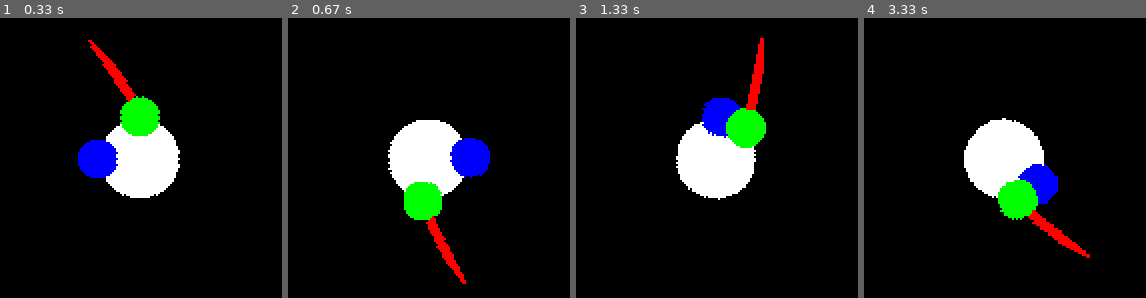
Above: before the commit, frames 1-4 (left to right).
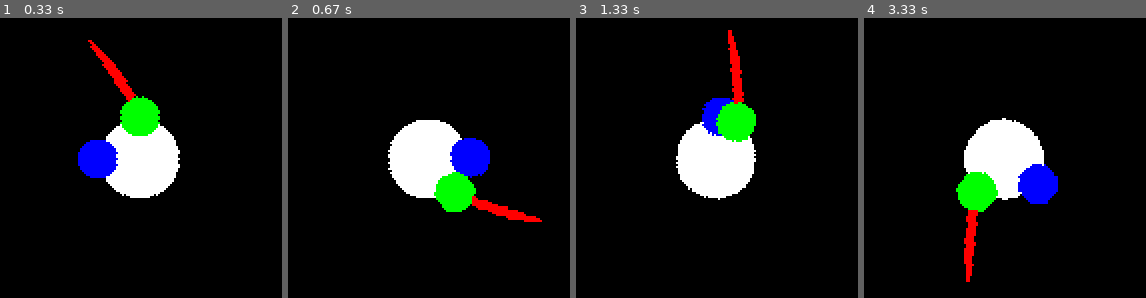
Above: after the commit, the same moments.

Repository: fjaviergb/Pygames-Hermanios
Game: pygame game, started from Sword.py
Same seed, same stepped clock (60 frames per second), same inputs: the game is played once before the commit and once after it.
Inputs (mouse positions are in pixels of both pictures, inside the frame that each line leads up to):
- Up to frame 1 (0.33 s): no input
- Up to frame 2 (0.67 s): press the mouse at (386, 264) at 0.37 s; move the mouse to (outside the picture) at 0.47 s; release the mouse at (outside the picture) at 0.6 s
- Up to frame 3 (1.33 s): click (outside the picture) at 0.72 s; click (outside the picture) at 1.05 s
- Up to frame 4 (3.33 s): press the mouse at (outside the picture) at 1.37 s; move the mouse to (outside the picture) at 1.47 s; release the mouse at (outside the picture) at 1.6 s; press the mouse at (outside the picture) at 1.7 s; move the mouse to (outside the picture) at 1.8 s; release the mouse at (outside the picture) at 1.93 s; press the mouse at (outside the picture) at 2.03 s; move the mouse to (outside the picture) at 2.13 s; release the mouse at (outside the picture) at 2.27 s; click (911, 102) at 2.38 s; click (outside the picture) at 2.72 s; click (outside the picture) at 3.05 s

Frame 1 is identical in both runs. In frame 2, 4.5% of the frame differs, in the area x 41-91%, y 55-95%; in frame 3, 2.7%; in frame 4, 4.7%, in the area x 32-81%, y 55-95%.

Commit message:
Archivo aprendizaje - 25/06/2020

Diff:
--- a/Sword.py
+++ b/Sword.py
@@ -59,6 +59,7 @@
         self.swing = False
         self.slash = False
         self.side = 0
+        self.back= False
 
     def update(self):
         self.image = pg.transform.rotate(self.image_orig, self.angle)
@@ -169,14 +170,21 @@
                 Lhand.angle = 90 - angle_grad - espada.chargecount * 90 / 30
                 espada.angle = 90 - angle_grad - espada.chargecount * 90 / 30
                 espada.chargecount += 1
-        elif espada.slash and not espada.swing:
+        elif espada.slash and not espada.swing and not espada.back:
             if espada.chargecount >= -20:
                 Lhand.angle = 90 - angle_grad - espada.chargecount * 90 / 30
                 espada.angle = 90 - angle_grad - espada.chargecount * 90 / 30
                 espada.chargecount -= 3
             else:
                 espada.slash = False
-        else:
+                espada.back = True
+        elif espada.back:
+            if espada.chargecount <= 1:
+                Lhand.angle = 90 - angle_grad - espada.chargecount * 90 / 30
+                espada.angle = 90 - angle_grad - espada.chargecount * 90 / 30
+                espada.chargecount += 1
+            else:
+                espada.back = False
                 espada.chargecount = 1
 
     if cos > 0:
@@ -185,17 +193,24 @@
                 Lhand.angle = 270 - angle_grad - espada.chargecount * 90 / 30
                 espada.angle = 270 - angle_grad - espada.chargecount * 90 / 30
                 espada.chargecount += 1
-        elif espada.slash and not espada.swing:
+        elif espada.slash and not espada.swing and not espada.back:
             if espada.chargecount >= -20:
                 Lhand.angle = 270 - angle_grad - espada.chargecount * 90 / 30
                 espada.angle = 270 - angle_grad - espada.chargecount * 90 / 30
-                espada.chargecount -= 3
+                espada.chargecount -= 8
             else:
                 espada.slash = False
-        else:
+                espada.back = True
+        elif espada.back:
+            if espada.chargecount <= 1:
+                Lhand.angle = 270 - angle_grad - espada.chargecount * 90 / 30
+                espada.angle = 270 - angle_grad - espada.chargecount * 90 / 30
+                espada.chargecount += 1
+            else:
+                espada.back = False
                 espada.chargecount = 1
-    print(espada.slash, espada.swing)
-
+
+    print(espada.swing, espada.slash, espada.back)
     all_sprites.update()
     bg.fill(BLACK)
     all_sprites.draw(bg)
